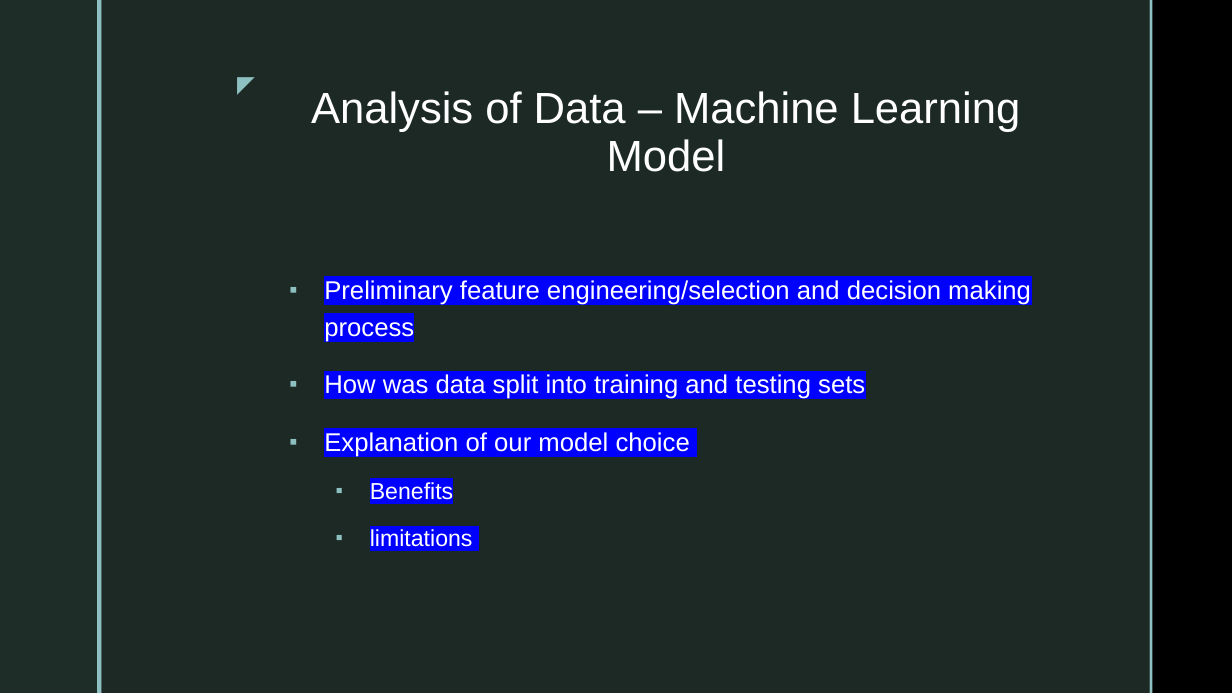
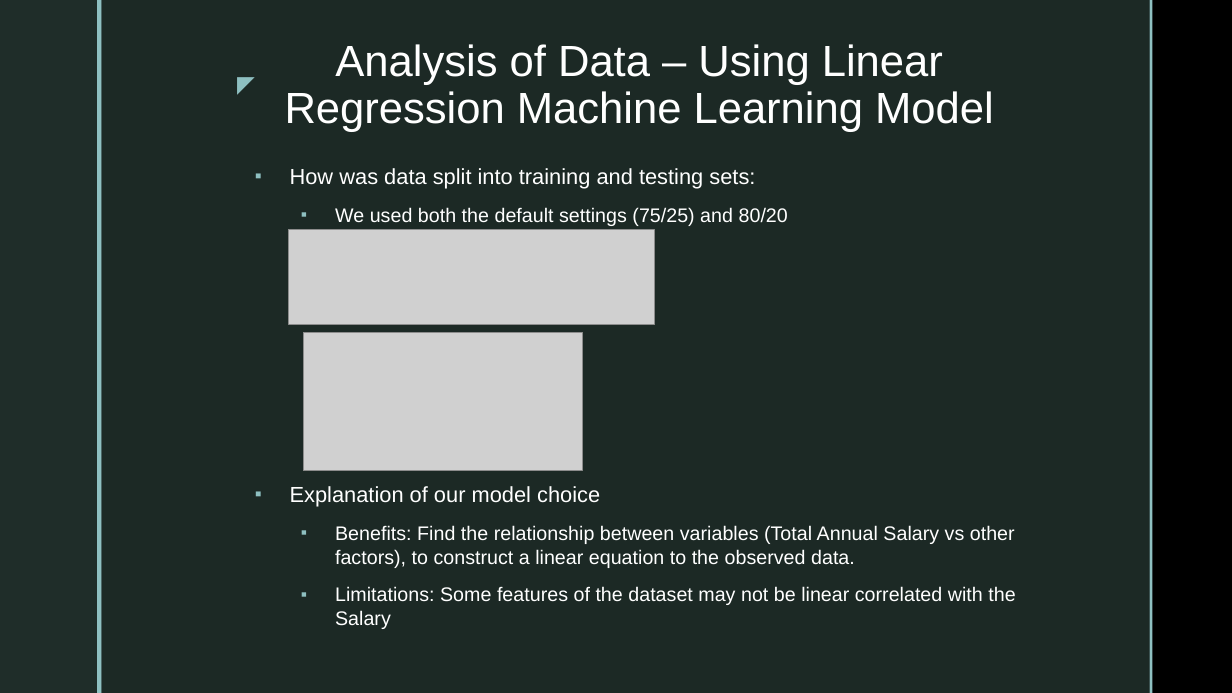
Before and after one commit to Sirius0531/final_project, a slide deck: slide 6 of 2nd Segment Project Deliverable/Deliverable2_Storyboard.pptx (slide 5 before the commit). Drawn at 1232x693 pixels with LibreOffice and Linux fonts; fonts in the diff are those of the drawing; grey boxes stand for pictures; background and template pictures are left out. Boxes give left, top, right and bottom in pixels: in the first picture for what was removed or moved away, otherwise in the second. Text is boxed around its words. In the diff, an @@ line names an element or a change of style, - is before the commit and + after.

Commit message:
adding updated slides from 3/24

```diff
--- a/2nd Segment Project Deliverable/Deliverable2_Storyboard.pptx
+++ b/2nd Segment Project Deliverable/Deliverable2_Storyboard.pptx
@@ title at box(285, 44, 994, 132): text changed @@
-Analysis of Data – Machine Learning Model
+Analysis of Data – Using Linear Regression Machine Learning Model
@@ text "How was data split into ...": place and size @@
-text "How was data split into ..." at box(324, 280, 1031, 552)
+text "How was data split into ..." at box(290, 168, 1015, 629)
@@ text at box(290, 168, 788, 226): text changed; size 20 to 15.3 pt @@
-▪ Preliminary feature engineering/selection and decision making process
-▪ How was data split into training and testing sets
+▪ How was data split into training and testing sets:
+  ▪ We used both the default settings (75/25) and 80/20
@@ picture added at box(289, 229, 655, 324) @@
@@ picture added at box(303, 332, 582, 470) @@
@@ text at box(290, 486, 600, 507): size 20 to 17 pt, highlight #0000FF to none in "Explanation of our model choice"; line spacing 1.2 to 1 @@
@@ text at box(335, 525, 1015, 629): text changed; size 18 to 15.3 pt @@
-  ▪ Benefits
-  ▪ limitations
+  ▪ Benefits: Find the relationship between variables (Total Annual Salary vs other factors), to construct a linear equation to the observed data.
+  ▪ Limitations: Some features of the dataset may not be linear correlated with the Salary
```
Also in this commit, not shown: 6 other slides changed, 4 slides added, 1 slide removed.
